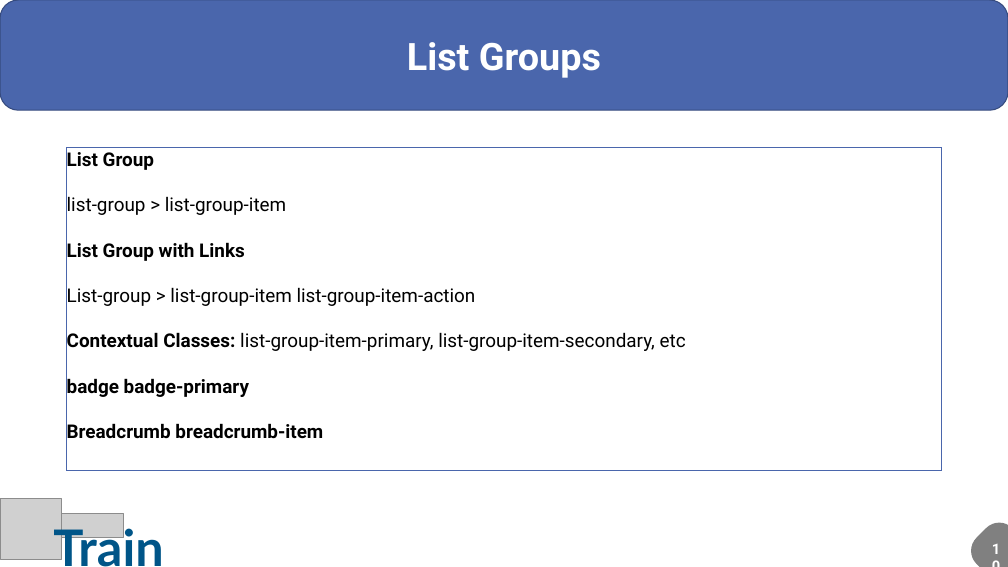
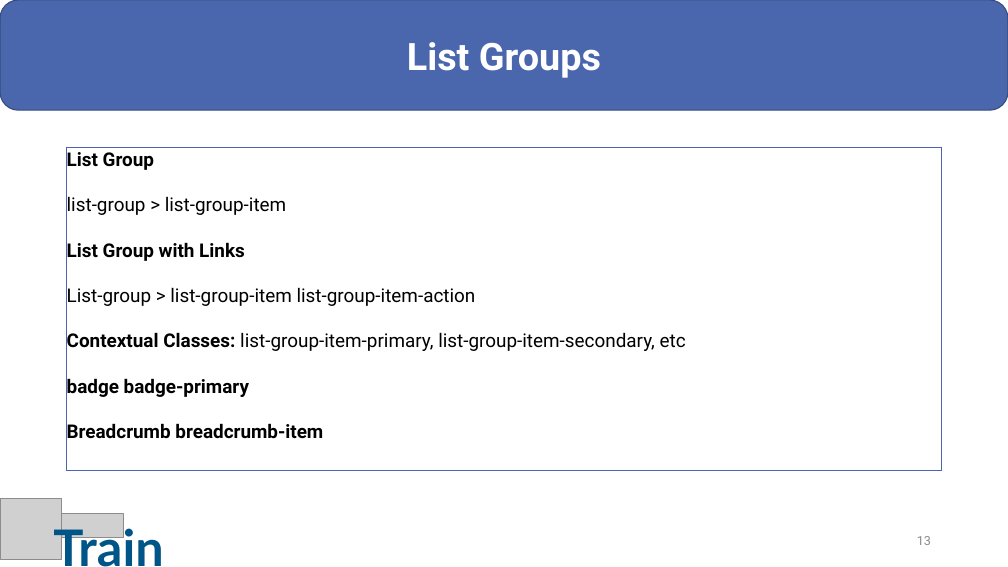
Before and after one commit to sesh86/HTML_CSS, a slide deck: slide 13 of iTrain - Bootstrap.pptx. Drawn at 1008x567 pixels with LibreOffice and Linux fonts; fonts in the diff are those of the drawing; grey boxes stand for pictures. Boxes give left, top, right and bottom in pixels: in the first picture for what was removed or moved away, otherwise in the second. Text is boxed around its words. In the diff, an @@ line names an element or a change of style, - is before the commit and + after.

```diff
--- a/iTrain - Bootstrap.pptx
+++ b/iTrain - Bootstrap.pptx
@@ page number added at box(917, 536, 931, 545), 12 pt, text #8C8C8C @@
+13
@@ freeform shape removed at box(964, 516, 1008, 567) @@
```
Also in this commit, not shown: 17 other slides changed, 1 slide added, 29 other files.
